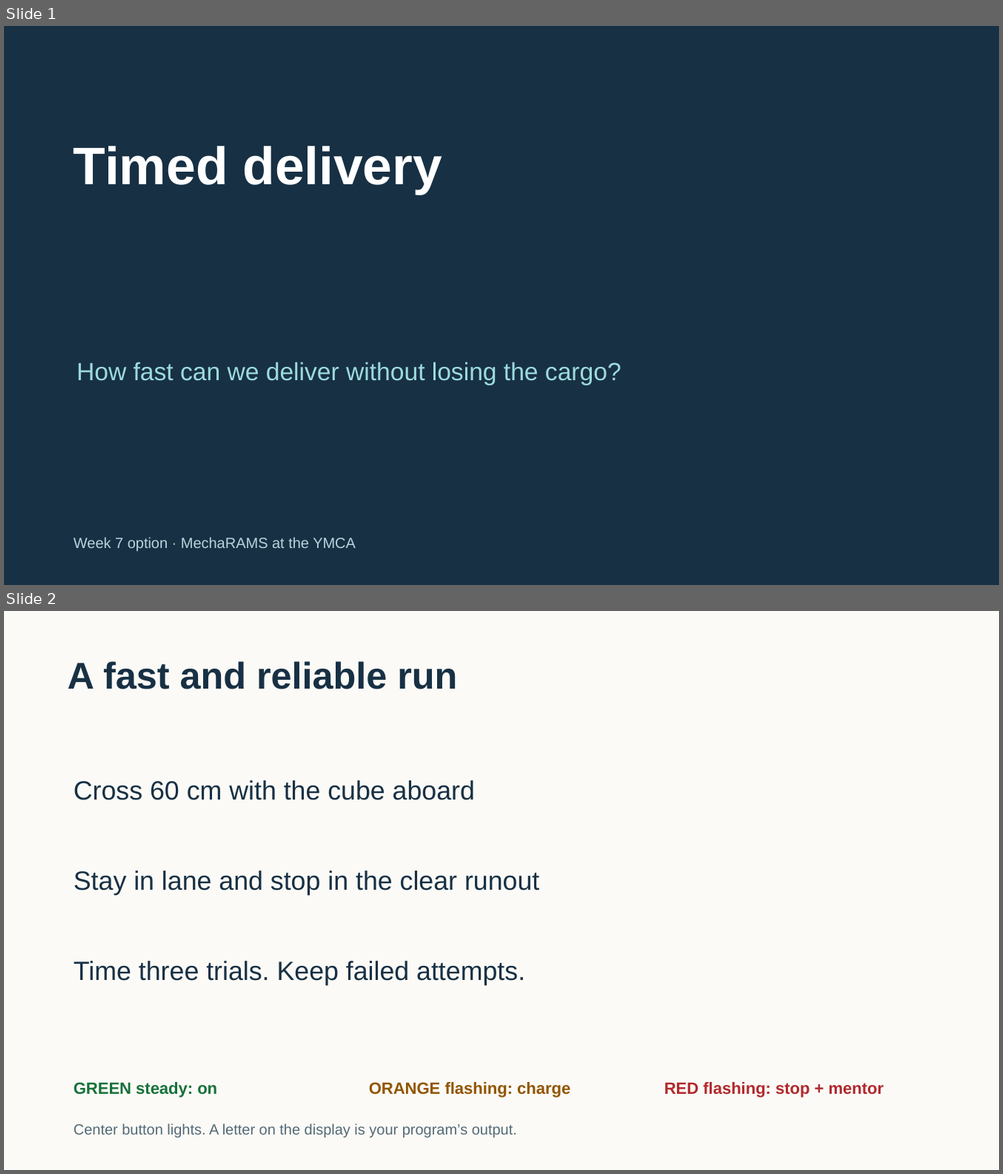
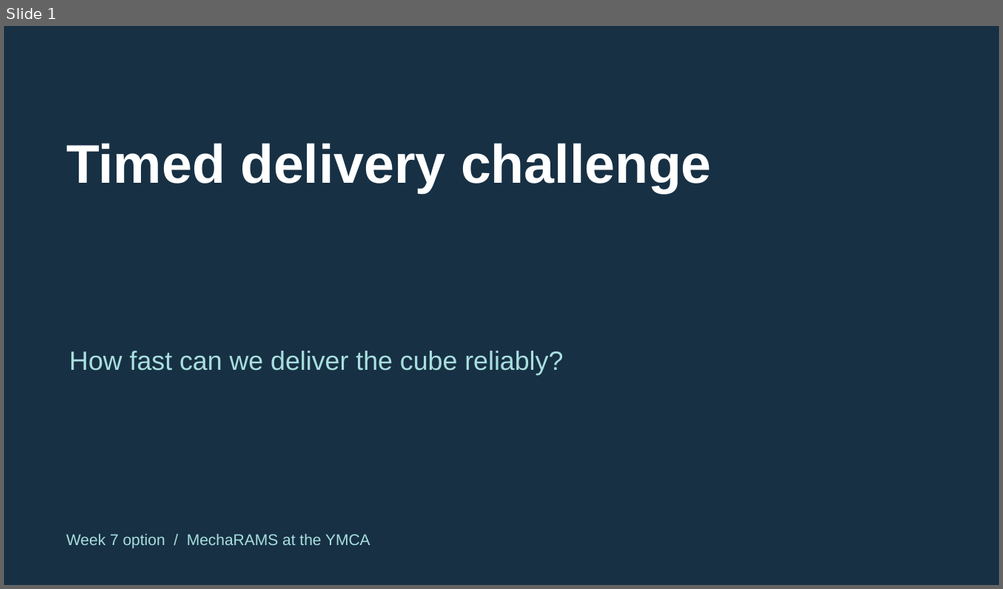
Before and after one commit to FRC999/YMCA-SPIKE-education, a slide deck: 03_Presentations/W07_speed_trial.pptx. Shown one above the other, each under a label of ours: slides 1 and 2 before the commit, slide 1 after it. The pictures are 1003x1174 and 1003x589 pixels, drawn with LibreOffice and Linux fonts; fonts in the diff are those of the drawing. Boxes give left, top, right and bottom in pixels: in the first picture for what was removed or moved away, otherwise in the second. Text is boxed around its words. In the diff, an @@ line names an element or a change of style, - is before the commit and + after.

Commit message:
Teach Week 7 timed delivery on the printed course

```diff
--- a/03_Presentations/W07_speed_trial.pptx
+++ b/03_Presentations/W07_speed_trial.pptx
@@ slide 2 removed at (x1=4, y1=611, x2=999, y2=1170), background #FBFAF6 @@
@@ text removed at (x1=68, y1=661, x2=457, y2=689) @@
-A fast and reliable run
@@ text removed at (x1=74, y1=780, x2=475, y2=800) @@
-Cross 60 cm with the cube aboard
@@ text removed at (x1=74, y1=871, x2=539, y2=895) @@
-Stay in lane and stop in the clear runout
@@ text removed at (x1=74, y1=961, x2=525, y2=985) @@
-Time three trials. Keep failed attempts.
@@ text removed at (x1=74, y1=1082, x2=217, y2=1098) @@
-GREEN steady: on
@@ text removed at (x1=369, y1=1082, x2=570, y2=1098) @@
-ORANGE flashing: charge
@@ text removed at (x1=664, y1=1082, x2=884, y2=1098) @@
-RED flashing: stop + mentor
@@ text removed at (x1=74, y1=1124, x2=517, y2=1138) @@
-Center button lights. A letter on the display is your program’s output.
@@ slide 1 changed as well @@
@@ text at (x1=66, y1=143, x2=711, y2=193): text changed; size 51 to 52.5 pt @@
-Timed delivery
+Timed delivery challenge
@@ text at (x1=69, y1=351, x2=563, y2=375): text changed; size 24 to 25.5 pt; text colour #9DDADD to #A9DFDF @@
-How fast can we deliver without losing the cargo?
+How fast can we deliver the cube reliably?
@@ text at (x1=66, y1=534, x2=370, y2=548): text changed; size 14.2 to 15 pt; text colour #B9D4DC to #A9DFDF @@
-Week 7 option · MechaRAMS at the YMCA
+Week 7 option / MechaRAMS at the YMCA
```
Also in this commit, not shown: 1 other slide changed, 4 slides added, 3 other slides removed, 8 other files.
